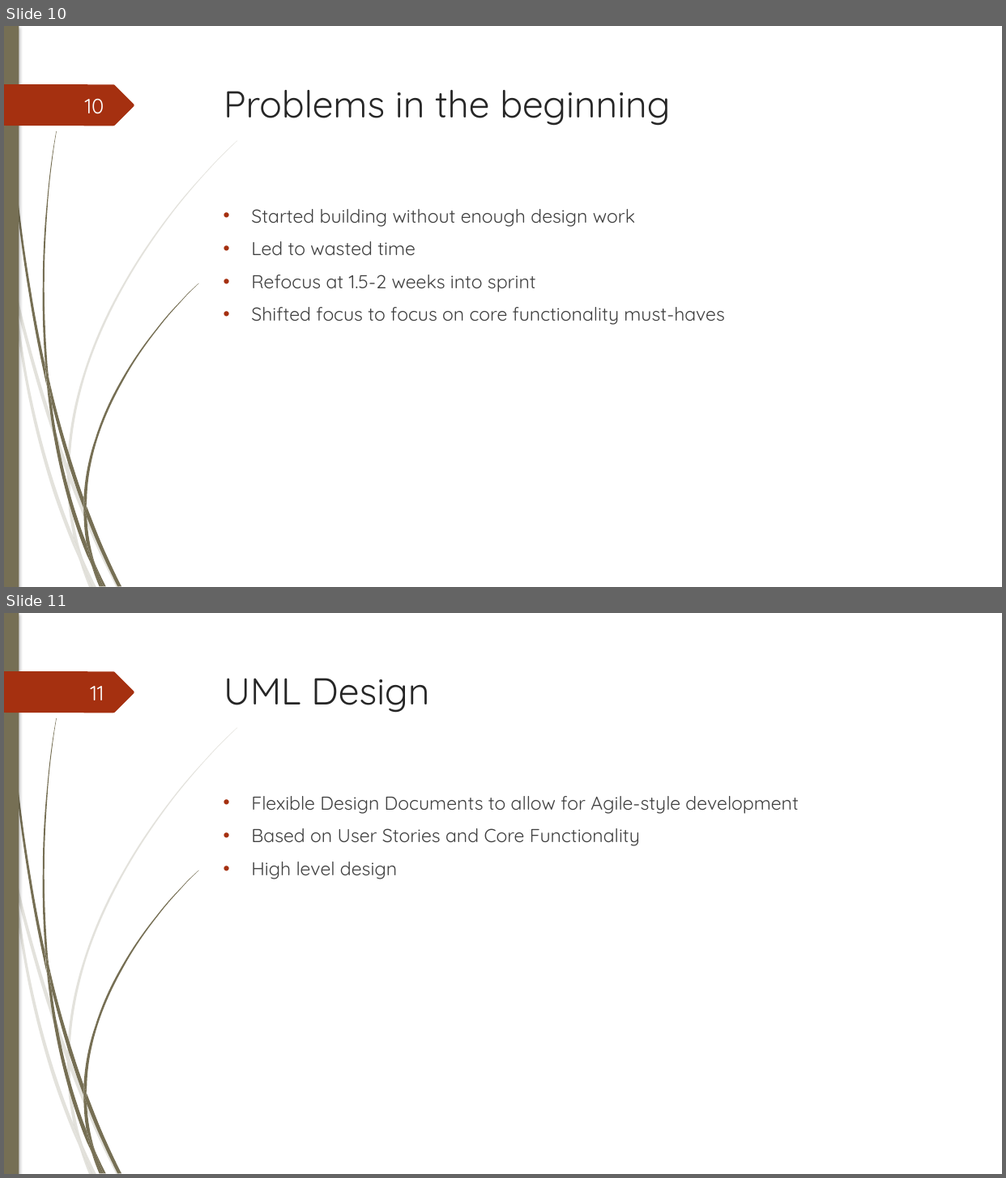
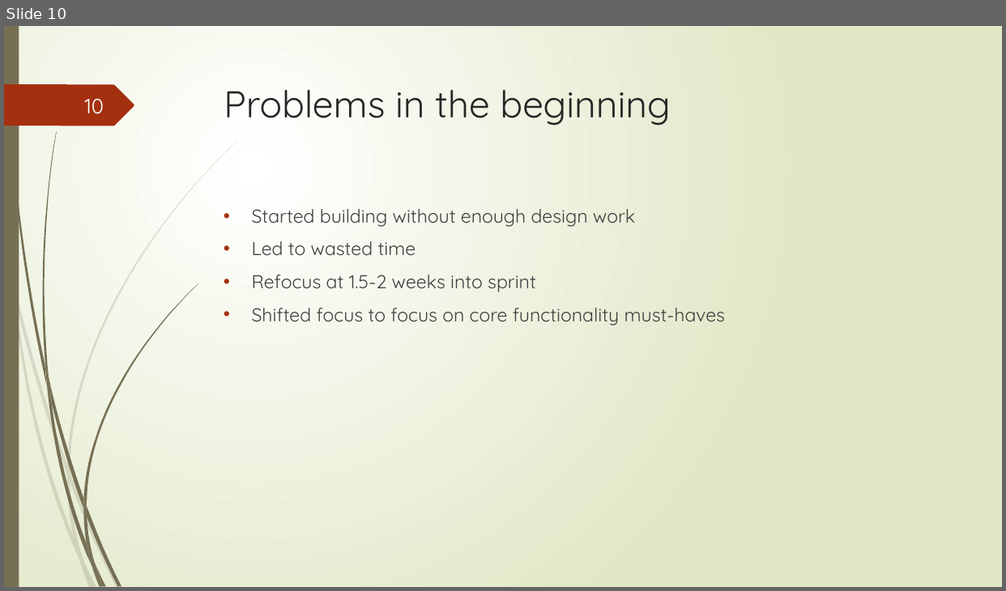
Before and after one commit to junmin-yee/Landmarked, a slide deck: Presentations/Sprint01 ReviewMeeting.pptx. Shown one above the other, each under a label of ours: slides 10 and 11 before the commit, slide 10 after it. The pictures are 1006x1178 and 1006x591 pixels, drawn with LibreOffice and Linux fonts; fonts in the diff are those of the drawing. Boxes give left, top, right and bottom in pixels: in the first picture for what was removed or moved away, otherwise in the second. Text is boxed around its words. In the diff, an @@ line names an element or a change of style, - is before the commit and + after.

```diff
--- a/Presentations/Sprint01 ReviewMeeting.pptx
+++ b/Presentations/Sprint01 ReviewMeeting.pptx
@@ slide 11 removed at box(4, 613, 1002, 1174), background #FFFFFF; not listed: 24 template elements that a slide beside it also shows @@
@@ text removed at box(224, 678, 429, 713) @@
-UML Design
@@ page number removed at box(90, 686, 104, 700) @@
-11
@@ text removed at box(251, 796, 798, 879) @@
-• Flexible Design Documents to allow for Agile-style development
-• Based on User Stories and Core Functionality
-• High level design
@@ slide 10 changed as well @@
@@ background #FFFFFF to gradient #FFFFFF to #DFE8C4 @@
@@ rectangle at box(4, 26, 19, 587): shadow off @@
@@ outline redrawn in 13 elements at box(15, 284, 68, 475), box(70, 472, 120, 587), box(12, 288, 79, 561), box(67, 475, 83, 558), box(68, 140, 237, 472), box(74, 537, 93, 587), box(6, 26, 47, 386), box(87, 506, 121, 587), box(42, 131, 57, 379), box(83, 284, 198, 506), box(83, 509, 95, 565), box(83, 498, 87, 517), box(4, 84, 134, 126) @@
@@ text "Started building without enough design ..." at box(252, 209, 725, 326): indent changed @@
```
Also in this commit, not shown: 22 other slides changed, 4 slides added, 8 other slides removed.
